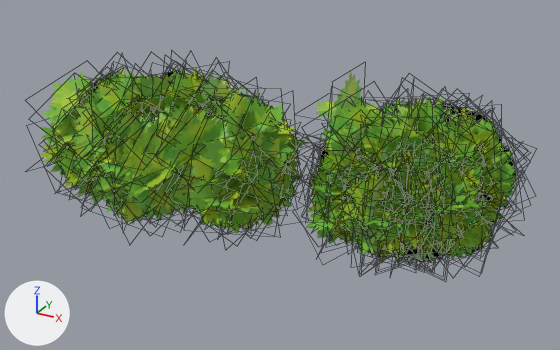
The Blender file Assets/liquid/Models/bush.blend, before and after one commit.
Both versions are drawn from a camera (50 mm lens) standing at (4.06, -12.01, 6.36) and looking at (-3.21, 1.2, -0.25). Lighting does not change. The marker at lower left points along +X, +Y and +Z. Mesh edges are drawn as thin lines.

Objects in the first picture: 'Leaf', 'Leaf.001', 'Leaf.002'.
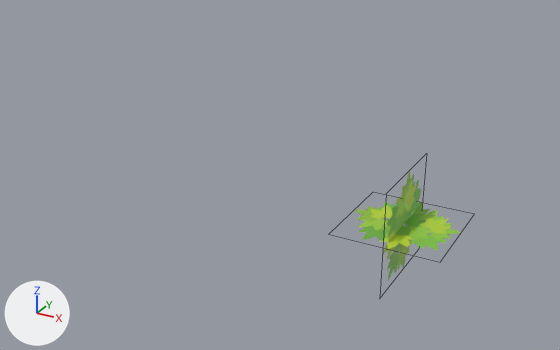
The change in detail:
Object 'Leaf' (ob_leaf) moves from (-3.42, 5.14, 0.0) to (0.04, -0.12, 0.0).
Object 'Leaf.001' (ob_leaf_001) is deleted.
Object 'Leaf.002' (ob_leaf_002) is deleted.

Pixel boxes (x1, y1, x2, y2) of what changed, in the pictures (560 x 350 px):
'Leaf.002', deleted: before (40, 64, 312, 235)
'Leaf.001', deleted: before (305, 96, 519, 264)
'Leaf', moved: before (315, 71, 382, 119); after (354, 171, 462, 280)
